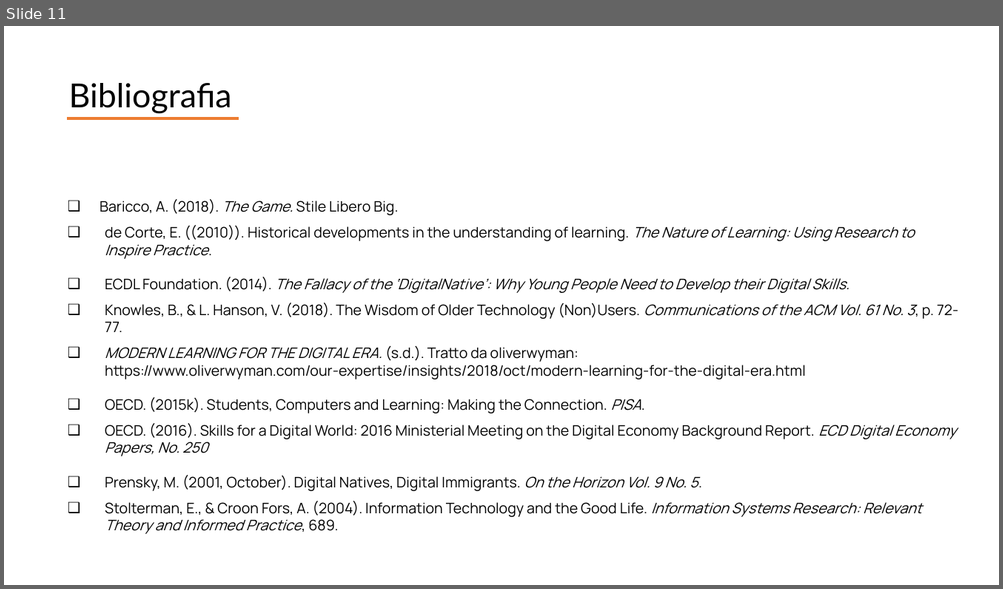
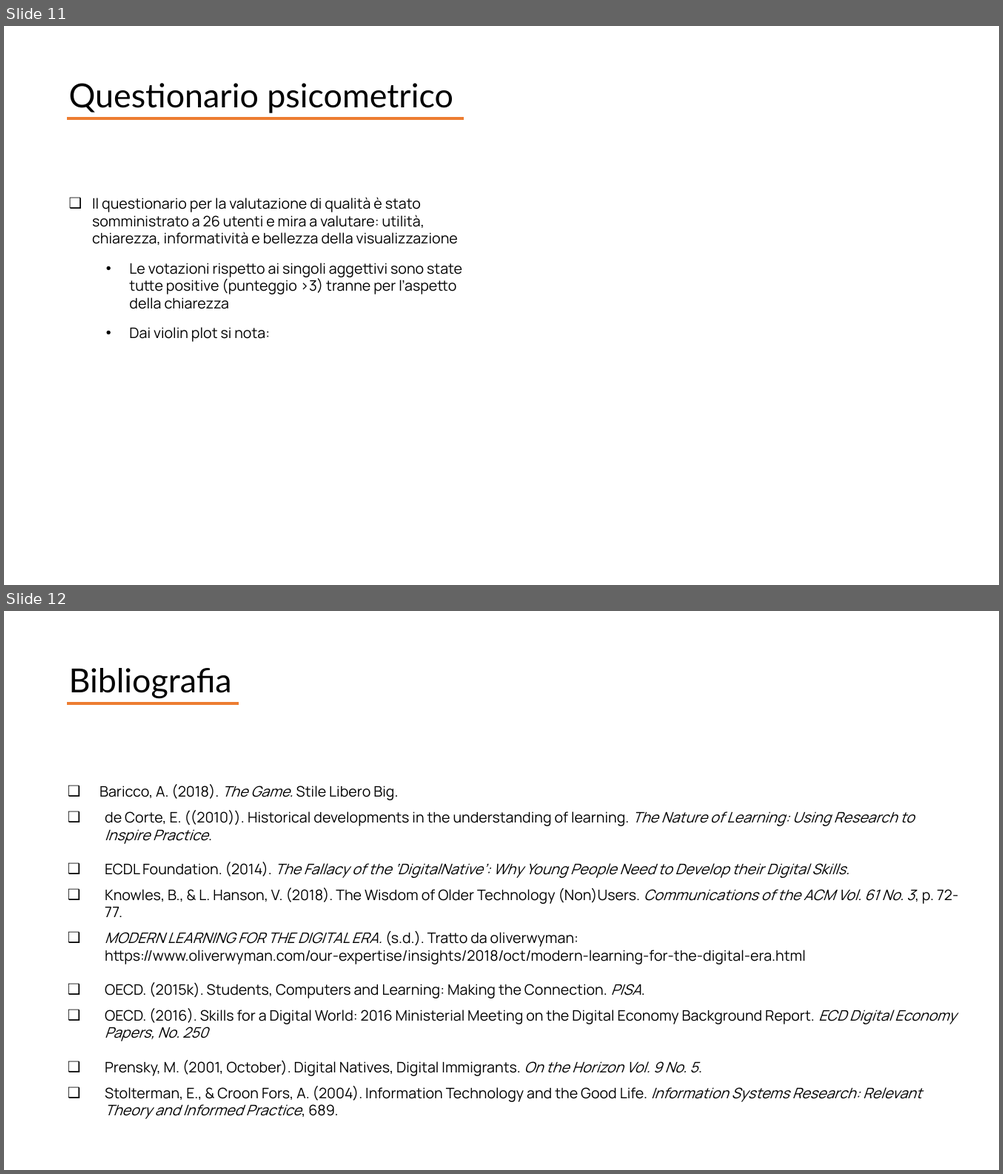
Before and after one commit to giocoal/air-quality-milano-interactive-data-visualization-tableau, a slide deck: Report/Report_progetto_Carbone_Cavallaro_Marconzini_Scuri.pptx. Shown one above the other, each under a label of ours: slide 11 before the commit, slides 11 and 12 after it. The pictures are 1003x589 and 1003x1174 pixels, drawn with LibreOffice and Linux fonts; fonts in the diff are those of the drawing. Boxes give left, top, right and bottom in pixels: in the first picture for what was removed or moved away, otherwise in the second. Text is boxed around its words. In the diff, an @@ line names an element or a change of style, - is before the commit and + after.

```diff
--- a/Report/Report_progetto_Carbone_Cavallaro_Marconzini_Scuri.pptx
+++ b/Report/Report_progetto_Carbone_Cavallaro_Marconzini_Scuri.pptx
@@ slide 11 added at box(4, 26, 999, 585), background #FFFFFF @@
@@ text added at box(69, 83, 453, 113), 32 pt, text #000000 @@
+Questionario psicometrico
@@ line added from (68, 118) to (464, 118), #ED7D31 3 pt @@
@@ text added at box(92, 197, 462, 342), 14 pt, text #000000 @@
+❑ Il questionario per la valutazione di qualità è stato somministrato a 26 utenti e mira a valutare: utilità, chiarezza, informatività e bellezza della visualizzazione
+  • Le votazioni rispetto ai singoli aggettivi sono state tutte positive (punteggio >3) tranne per l’aspetto della chiarezza
+  • Dai violin plot si nota:
@@ what was slide 11 is now slide 12 @@
```
Also in this commit, not shown: 3 slides changed, 7 other slides added, 7 slides removed, 8 other files.
